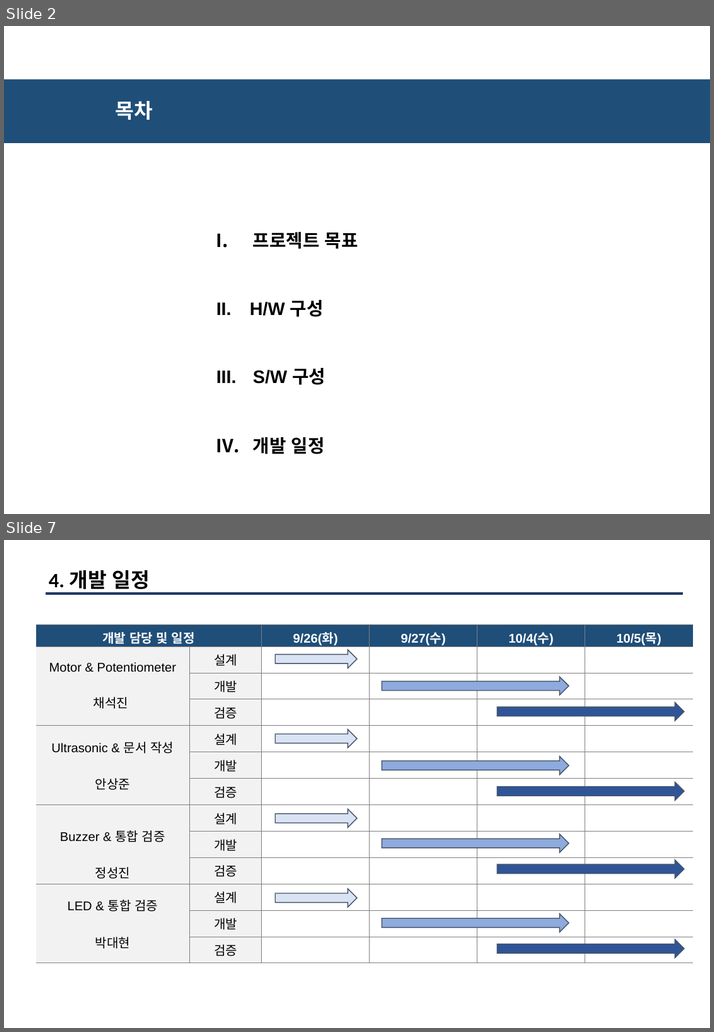
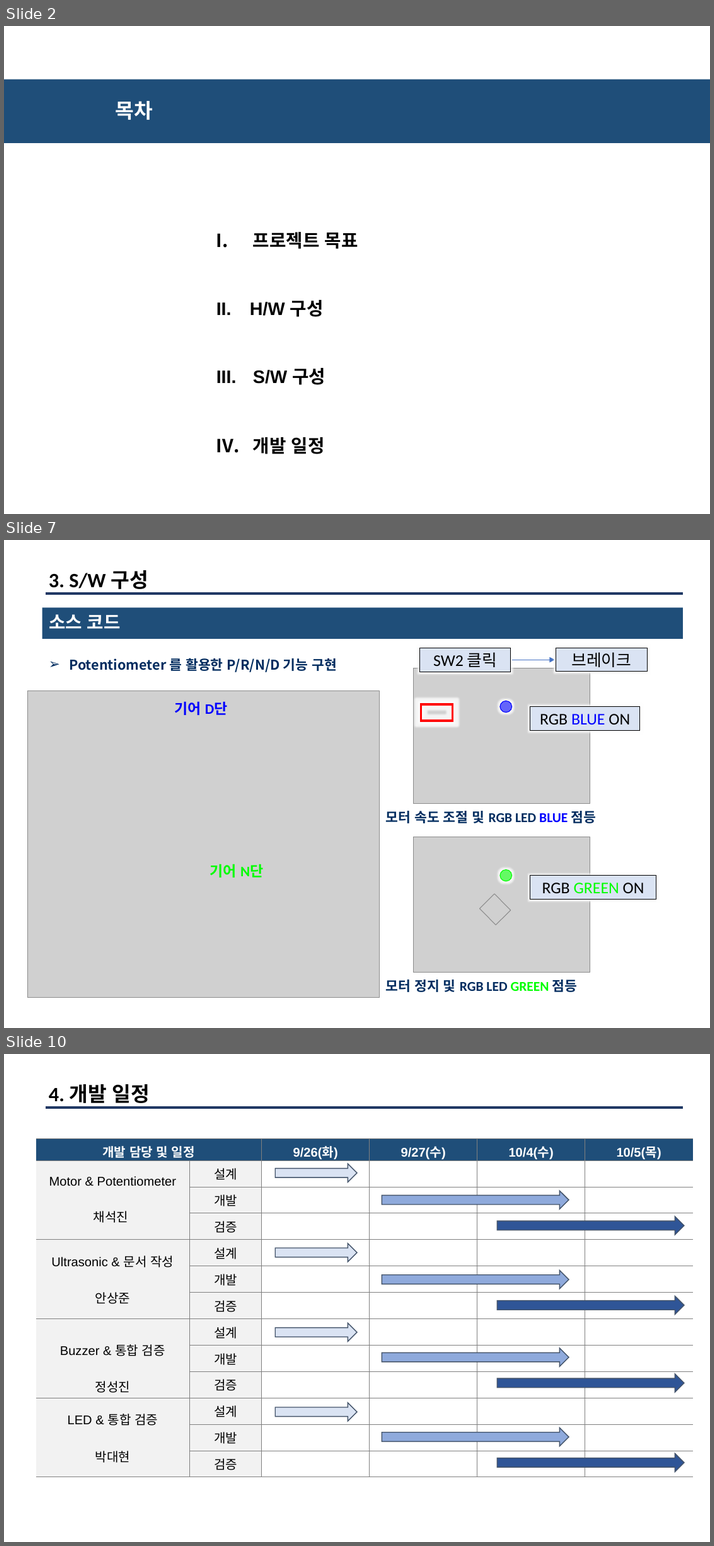
Before and after one commit to kaikan7/Reskill_project, a slide deck: U_sonic/2조_RESKILL_PROJECT_최종발표___.pptx. Shown one above the other, each under a label of ours: slides 2 and 7 before the commit, slides 2, 7 and 10 after it; the slides between them are not shown. The pictures are 714x1032 and 714x1546 pixels, drawn with LibreOffice and Linux fonts; fonts in the diff are those of the drawing; grey boxes stand for pictures. Boxes give left, top, right and bottom in pixels: in the first picture for what was removed or moved away, otherwise in the second. Text is boxed around its words. In the diff, an @@ line names an element or a change of style, - is before the commit and + after.

```diff
--- a/U_sonic/2조_RESKILL_PROJECT_최종발표___.pptx
+++ b/U_sonic/2조_RESKILL_PROJECT_최종발표___.pptx
@@ slide 7 added at [4, 540, 710, 1028], background #FFFFFF @@
@@ text added at [49, 570, 148, 593], 22.5 pt, text #000000, bold @@
+3. S/W 구성
@@ line added from (46, 594) to (683, 594), #203864 3 pt @@
@@ rectangle added at [42, 608, 683, 639], fill #1F4E79, 20 pt, text #FFFFFF, bold @@
+소스 코드
@@ rectangle added at [420, 648, 511, 672], fill #DAE3F3, outline #000000 0.5 pt, 18 pt, text #000000 @@
+SW2 클릭
@@ rectangle added at [556, 648, 647, 671], fill #DAE3F3, outline #000000 0.5 pt, 18 pt, text #000000 @@
+브레이크
@@ text added at [69, 658, 337, 672], 15 pt, text #012C5F, bold @@
+➢ Potentiometer 를 활용한 P/R/N/D 기능 구현
@@ picture added at [413, 669, 590, 805] @@
@@ arrow added from (512, 660) to (555, 660), #4472C4 0.5 pt @@
@@ picture added at [27, 691, 379, 998] @@
@@ text added at [174, 701, 228, 715], 16 pt, text #0000FF, bold @@
+기어 D단
@@ rectangle added at [421, 704, 453, 720], outline #FF0000 2.25 pt @@
@@ ellipse added at [500, 701, 512, 713], fill #0000FF at 59% opacity, outline #0000FF 0.75 pt @@
@@ rectangle added at [530, 707, 639, 730], fill #DAE3F3, outline #000000 0.5 pt, 18 pt, text #000000 @@
+RGB BLUE ON
@@ text added at [386, 811, 596, 824], 15 pt, text #012C5F, bold @@
+모터 속도 조절 및 RGB LED BLUE 점등
@@ picture added at [413, 837, 590, 973] @@
@@ text added at [210, 864, 263, 878], 16 pt, text #00FF00, bold @@
+기어 N단
@@ ellipse added at [500, 870, 512, 882], fill #00FF00 at 59% opacity, outline #00FF00 0.75 pt @@
@@ rectangle added at [530, 876, 655, 900], fill #DAE3F3, outline #000000 0.5 pt, 18 pt, text #000000 @@
+RGB GREEN ON
@@ picture added at [480, 894, 511, 925] @@
@@ text added at [386, 980, 577, 992], 15 pt, text #012C5F, bold @@
+모터 정지 및 RGB LED GREEN 점등
@@ what was slide 7 is now slide 10 @@
```
Also in this commit, not shown: 3 slides changed, 4 other slides added, 1 slide removed.
